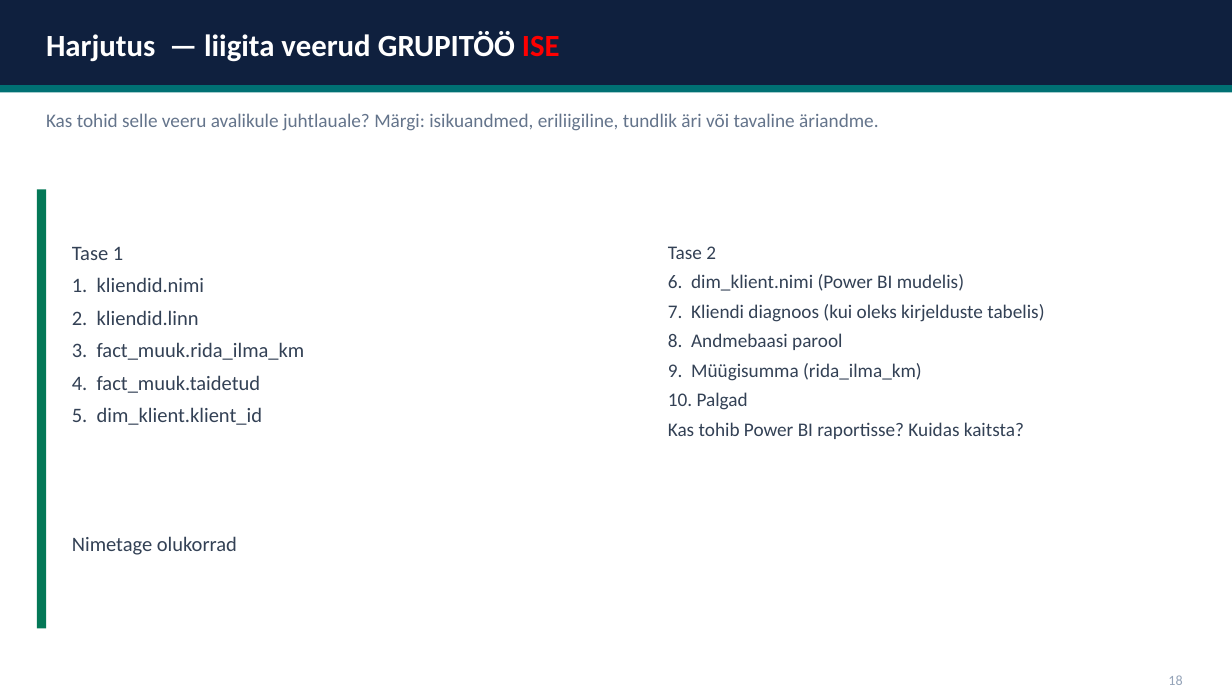
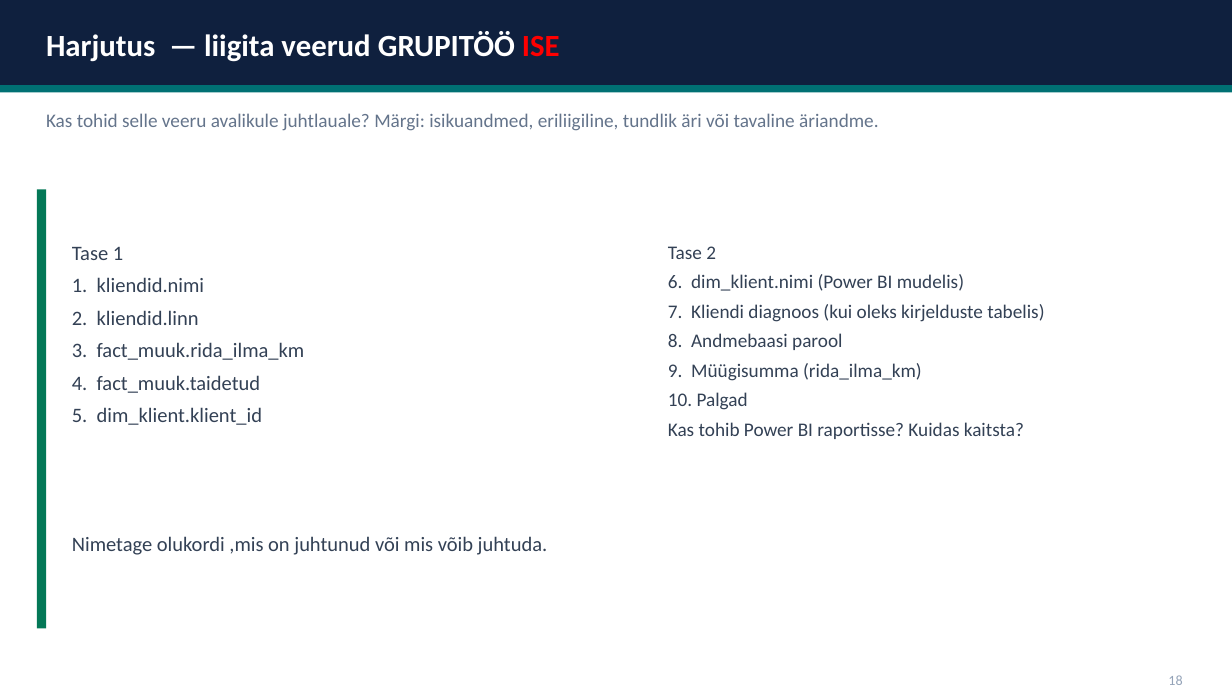
Before and after one commit to emilieabel/andmetarkus, a slide deck: slide 20 of Materjalid/Day9 Andmekorraldus Dim Fakt/9-paev-andmetarkus-esitlus.pptx (slide 19 before the commit). Drawn at 1232x693 pixels with LibreOffice and Linux fonts; fonts in the diff are those of the drawing. Boxes give left, top, right and bottom in pixels: in the first picture for what was removed or moved away, otherwise in the second. Text is boxed around its words. In the diff, an @@ line names an element or a change of style, - is before the commit and + after.

```diff
--- a/Materjalid/Day9 Andmekorraldus Dim Fakt/9-paev-andmetarkus-esitlus.pptx
+++ b/Materjalid/Day9 Andmekorraldus Dim Fakt/9-paev-andmetarkus-esitlus.pptx
@@ text at (x1=72, y1=536, x2=548, y2=555): text changed @@
-Nimetage olukorrad
+Nimetage olukordi ,mis on juhtunud või mis võib juhtuda.
```
Also in this commit, not shown: 6 other slides changed, 3 slides added, 1 other file.
